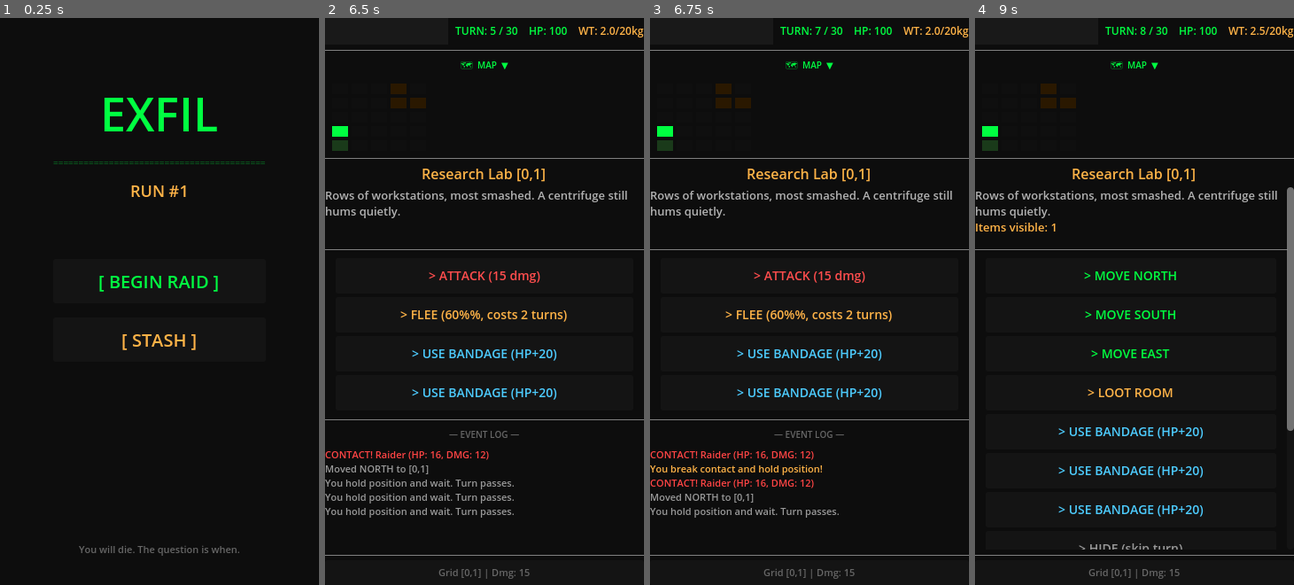
Above: before the commit, frames 1-4 (left to right).
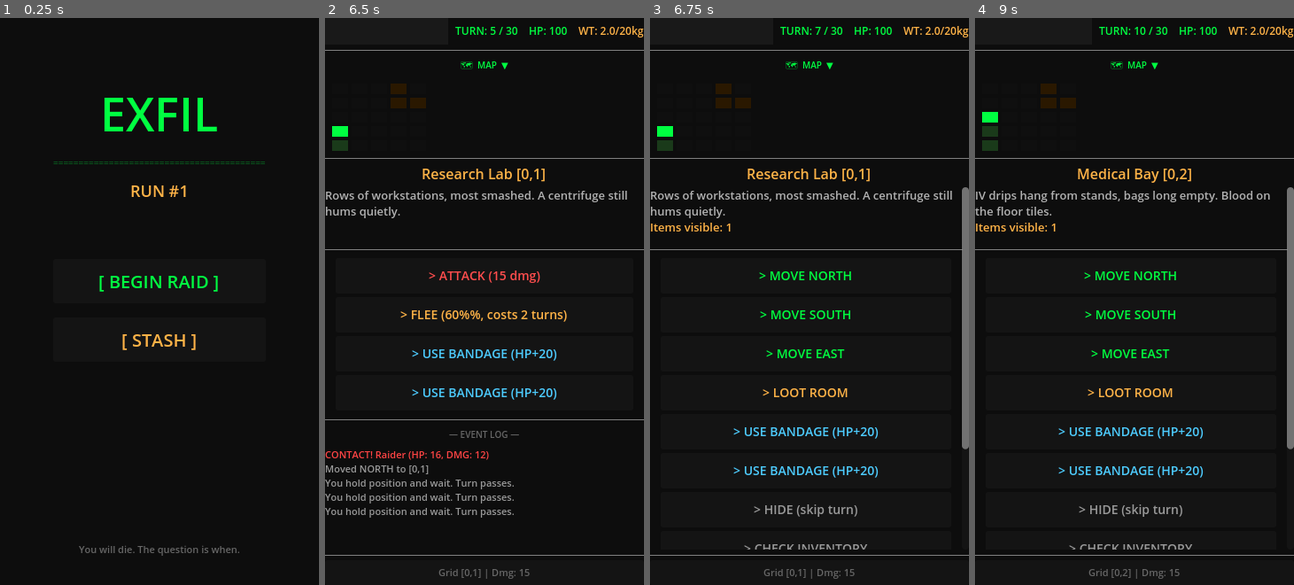
Above: after the commit, the same moments.

Repository: RJDray/Exfil
Game: Godot game, scene res://scenes/MainMenu.tscn
Two runs of this game, one before a commit and one after it. Both use one fixed random seed, a clock stepped at 60 frames per second and the inputs below.
Inputs (mouse positions are in pixels of both pictures, inside the frame that each line leads up to):
- Up to frame 1 (0.25 s): no input
- Up to frame 2 (6.5 s): click "[ BEGIN RAID ]" at 0.5 s; click "> HIDE (skip turn)" at 1.25 s; click "> HIDE (skip turn)" at 2 s; click "🗺 MAP ▼" at 2.75 s; click "> HIDE (skip turn)" at 3.5 s; click "> HIDE (skip turn)" at 4.25 s; click "🗺 MAP ▲" at 5 s; click "> MOVE NORTH" at 5.75 s
- Up to frame 3 (6.75 s): click "> FLEE (60%%, costs 2 turns)" at 6.5 s
- Up to frame 4 (9 s): click (1131, 511) at 7.25 s, where only the run after the commit has a clickable "> HIDE (skip turn)"; click (1131, 511) at 8 s, where only the run after the commit has a clickable "> HIDE (skip turn)"; click (1134, 273) at 8.75 s, where only the run before the commit has a clickable "> ATTACK (15 dmg)"

Frames 1-2 are identical in both runs. In frame 3, 5.7% of the frame differs, in the area x 0-100%, y 29-94%; in frame 4, 2.7%.

Commit message:
fix(raid): remove fled enemy from room so combat doesn't instantly restart

Diff:
--- a/scripts/Raid.gd
+++ b/scripts/Raid.gd
@@ -668,6 +668,13 @@
 func _flee() -> void:
 	if randf() < 0.6:
 		_add_log("[color=#ffb347]You break contact and hold position![/color]")
+		# Remove enemy from room so _show_room() doesn't immediately restart combat
+		var pos := GameData.player_pos
+		var room_enemies: Array = rooms[pos.x][pos.y]["enemies"]
+		for i in room_enemies.size():
+			if room_enemies[i] == current_enemy:
+				room_enemies.remove_at(i)
+				break
 		in_combat = false
 		current_enemy = {}
 		_advance_turn(2)
